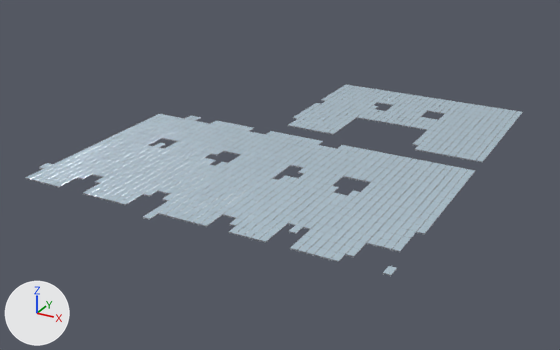
The FBX model SourceAssets/MPR/reference_v4/architecture/SM_MPR4_SolarBank_00_0.fbx: old version first, new version second.
Before and after are seen from a camera (50 mm lens) standing at (46.4, -148.8, 60.6) and looking at (-12.4, -41.9, 7.1). The axes (+X, +Y, +Z) are drawn at lower left. The lights are the same throughout. The first picture is the older version.

Script lines for the objects in view, before the commit:
```python
me_sm_mpr4_solarbank_00_0 = bpy.data.meshes.new('SM_MPR4_SolarBank_00_0')
me_sm_mpr4_solarbank_00_0.from_pydata(...)  # 21076 vertices, 8016 faces; spans x -39.2..20.0, y -76.0..-7.9, z 13.4..13.7
# faces by material slot: [7909, 107]
me_sm_mpr4_solarbank_00_0.materials.append(mat_mpr4_aluminium)  # light grey #cdd4dd
me_sm_mpr4_solarbank_00_0.materials.append(mat_mpr4_solarcells)
ob_sm_mpr4_solarbank_00_0 = bpy.data.objects.new('SM_MPR4_SolarBank_00_0', me_sm_mpr4_solarbank_00_0)
ob_sm_mpr4_solarbank_00_0.location = (0.0, 0.0, 0.0)
```
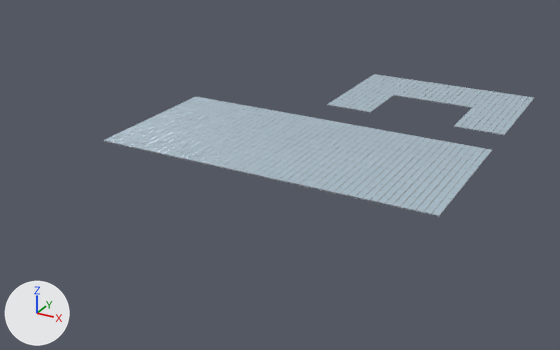
The change, as a diff of the scene's bpy script:
```diff
--- a/SourceAssets/MPR/reference_v4/architecture/SM_MPR4_SolarBank_00_0.fbx.py
+++ b/SourceAssets/MPR/reference_v4/architecture/SM_MPR4_SolarBank_00_0.fbx.py
@@ me_sm_mpr4_solarbank_00_0 @@
 # used by ob_sm_mpr4_solarbank_00_0; location = (0.0, 0.0, 0.0)
-me_sm_mpr4_solarbank_00_0.from_pydata(...)  # 21076 vertices, 8016 faces; spans x -39.2..20.0, y -76.0..-7.9, z 13.4..13.7
+me_sm_mpr4_solarbank_00_0.from_pydata(...)  # 16992 vertices, 6438 faces; spans x -38.1..20.0, y -56.5..1.9, z 13.4..13.7
+# me_sm_mpr4_solarbank_00_0 part 1: 2622 loose pieces with 15318 vertices, spanning x -39.2..20.0, y -76.0..-7.9, z 13.4..13.7, are deleted
+# me_sm_mpr4_solarbank_00_0 part 2: 168 vertices moved within x -38.1..20.0, y -56.5..-9.7, z 13.6..13.7; 860 vertices removed from x -38.1..20.0, y -74.1..-7.9, z 13.4..13.7; 12094 vertices added at x -38.1..20.0, y -56.5..1.9, z 13.4..13.7
+# other edits to the shape of me_sm_mpr4_solarbank_00_0 do not show in these pictures
 me_sm_mpr4_solarbank_00_0.materials.append(mat_mpr4_aluminium)
```

Pixel boxes (x1, y1, x2, y2) of what changed, in the pictures (560 x 350 px):
'SM_MPR4_SolarBank_00_0', reshaped (13% narrower, 25% shorter): before (25, 85, 523, 277); after (103, 74, 534, 217)
part 1 of me_sm_mpr4_solarbank_00_0, deleted: before (25, 85, 522, 277)
part 2 of me_sm_mpr4_solarbank_00_0, built on: before (27, 86, 523, 222); after (104, 74, 534, 217)
